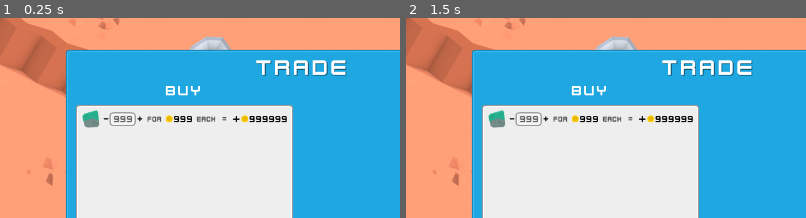
Above: before the commit, frames 1-2 (left to right).
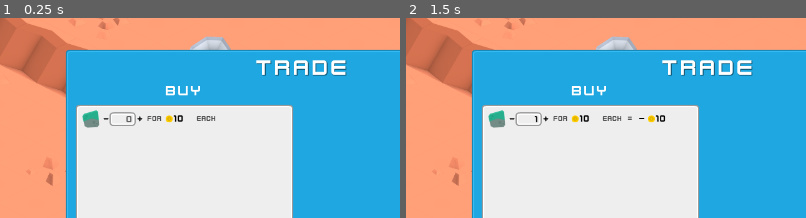
Above: after the commit, the same moments.

Repository: iapetos163/kenney-jam-2023
Game: Godot game, scene res://scene/planet.tscn
The game is run twice, just before and just after one commit, with the same random seed, the same clock (stepped at 60 frames per second) and the same inputs.
Inputs (mouse positions are % of the whole screen's width and height, from its top left):
- Up to frame 1 (0.25 s): no input
- Up to frame 2 (1.5 s): click (26, 34) at 0.5 s; click (30, 34) at 1.25 s
The pictures show only the part of the screen within x 13-63%, y 9-59%; the shares and areas given below are measured in that part.

The runs differ from the first frame. In frame 1, 0.7% of the frame differs, in the area x 28-72%, y 48-53%; in frame 2, 0.7%.

Commit message:
Multiplication

Diff:
--- a/scene/planet.tscn
+++ b/scene/planet.tscn
@@ -7,10 +7,8 @@
 [ext_resource type="FontFile" uid="uid://bo5nhlmmcngkt" path="res://asset/ui/Kenney Future.ttf" id="5_yfxqn"]
 [ext_resource type="PackedScene" uid="uid://tgjccevfleic" path="res://ui/blue_panel.tscn" id="6_vtg26"]
 [ext_resource type="LabelSettings" uid="uid://c7ibfkcae4uw2" path="res://ui/ui_subtitle_settings.tres" id="7_tsxho"]
-[ext_resource type="PackedScene" uid="uid://ck7ajarbrkyfy" path="res://item/iron_ore.tscn" id="8_k6cj0"]
-[ext_resource type="Theme" uid="uid://cb2s56xtatj3o" path="res://ui/base_theme.tres" id="9_taqc5"]
-[ext_resource type="Texture2D" uid="uid://dsry7o1b6iqd0" path="res://asset/icon/minus.png" id="10_05dm0"]
-[ext_resource type="Texture2D" uid="uid://b7y11eq8pwub1" path="res://asset/icon/plus.png" id="11_2fg8i"]
+[ext_resource type="PackedScene" uid="uid://boitdlwx2d4vh" path="res://ui/transaction_entry/transaction_entry.tscn" id="8_nsi8l"]
+[ext_resource type="Script" path="res://ui/buy_panel_contents.gd" id="8_u0pxh"]
 
 [sub_resource type="LabelSettings" id="LabelSettings_186vl"]
 font = ExtResource("5_yfxqn")
@@ -166,7 +164,6 @@
 offset_right = -380.0
 grow_horizontal = 2
 grow_vertical = 2
-theme = ExtResource("9_taqc5")
 
 [node name="buy_title" type="Label" parent="trade_ui/body_container/buy_container"]
 layout_mode = 1
@@ -203,168 +200,15 @@
 offset_bottom = -17.0
 grow_horizontal = 2
 grow_vertical = 2
-
-[node name="buy_entry" type="Control" parent="trade_ui/body_container/buy_container/buy_panel_contents"]
-layout_mode = 1
-anchors_preset = 10
-anchor_right = 1.0
-offset_bottom = 32.0
-grow_horizontal = 2
-
-[node name="iron_ore" parent="trade_ui/body_container/buy_container/buy_panel_contents/buy_entry" instance=ExtResource("8_k6cj0")]
-position = Vector2(1, 0)
-scale = Vector2(0.5, 0.5)
-
-[node name="amount_control" type="Control" parent="trade_ui/body_container/buy_container/buy_panel_contents/buy_entry"]
-layout_mode = 1
-anchors_preset = 9
-anchor_bottom = 1.0
-offset_left = 35.0
-offset_right = 103.0
-grow_vertical = 2
-
-[node name="gray_panel" parent="trade_ui/body_container/buy_container/buy_panel_contents/buy_entry/amount_control" instance=ExtResource("4_dbp6n")]
-layout_mode = 1
-anchors_preset = 15
-anchor_right = 1.0
-anchor_bottom = 1.0
-offset_left = 11.0
-offset_top = 5.0
-offset_right = -15.0
-offset_bottom = -5.0
-grow_horizontal = 2
-grow_vertical = 2
-
-[node name="amount" type="LineEdit" parent="trade_ui/body_container/buy_container/buy_panel_contents/buy_entry/amount_control"]
-layout_mode = 1
-anchors_preset = 15
-anchor_right = 1.0
-anchor_bottom = 1.0
-offset_left = -1.0
-offset_top = 7.0
-offset_right = -19.5625
-offset_bottom = -7.0
-grow_horizontal = 2
-grow_vertical = 2
-placeholder_text = "999"
-alignment = 2
-max_length = 3
-virtual_keyboard_type = 2
-
-[node name="dec_button" type="TextureButton" parent="trade_ui/body_container/buy_container/buy_panel_contents/buy_entry/amount_control"]
-layout_mode = 1
-anchors_preset = 9
-anchor_bottom = 1.0
-offset_left = -1.0
-offset_top = 9.0
-offset_right = 99.0
-offset_bottom = 77.0
-grow_vertical = 2
-scale = Vector2(0.125, 0.125)
-texture_normal = ExtResource("10_05dm0")
-
-[node name="inc_button" type="TextureButton" parent="trade_ui/body_container/buy_container/buy_panel_contents/buy_entry/amount_control"]
-layout_mode = 1
-anchors_preset = 15
-anchor_right = 1.0
-anchor_bottom = 1.0
-offset_left = 53.0
-offset_top = 9.0
-offset_right = 85.0
-offset_bottom = 77.0
-grow_horizontal = 2
-grow_vertical = 2
-scale = Vector2(0.125, 0.125)
-texture_normal = ExtResource("11_2fg8i")
-
-[node name="for" type="Label" parent="trade_ui/body_container/buy_container/buy_panel_contents/buy_entry"]
-layout_mode = 1
-anchors_preset = 15
-anchor_right = 1.0
-anchor_bottom = 1.0
-offset_left = 106.0
-offset_right = -194.0
-grow_horizontal = 2
-grow_vertical = 2
-theme_override_font_sizes/font_size = 12
-text = "for"
-vertical_alignment = 1
-
-[node name="unit_amount_coin" type="Sprite2D" parent="trade_ui/body_container/buy_container/buy_panel_contents/buy_entry"]
-position = Vector2(130, 4)
-scale = Vector2(0.179687, 0.179687)
-texture = ExtResource("3_vod5y")
-centered = false
-
-[node name="unit_amount" type="Label" parent="trade_ui/body_container/buy_container/buy_panel_contents/buy_entry"]
-layout_mode = 1
-anchors_preset = 15
-anchor_right = 1.0
-anchor_bottom = 1.0
-offset_left = 148.0
-offset_right = -147.0
-grow_horizontal = 2
-grow_vertical = 2
-theme_override_colors/font_color = Color(0, 0, 0, 1)
-text = "999"
-vertical_alignment = 1
-
-[node name="each" type="Label" parent="trade_ui/body_container/buy_container/buy_panel_contents/buy_entry"]
-layout_mode = 1
-anchors_preset = 15
-anchor_right = 1.0
-anchor_bottom = 1.0
-offset_left = 184.5
-offset_right = -104.5
-grow_horizontal = 2
-grow_vertical = 2
-theme_override_font_sizes/font_size = 12
-text = "each"
-vertical_alignment = 1
-
-[node name="equals" type="Label" parent="trade_ui/body_container/buy_container/buy_panel_contents/buy_entry"]
-layout_mode = 1
-anchors_preset = 15
-anchor_right = 1.0
-anchor_bottom = 1.0
-offset_left = 226.0
-offset_right = -90.0
-grow_horizontal = 2
-grow_vertical = 2
-theme_override_font_sizes/font_size = 12
-text = "="
-vertical_alignment = 1
-
-[node name="sign" type="Label" parent="trade_ui/body_container/buy_container/buy_panel_contents/buy_entry"]
-layout_mode = 1
-anchors_preset = 15
-anchor_right = 1.0
-anchor_bottom = 1.0
-offset_left = 243.0
-offset_right = -26.0
-grow_horizontal = 2
-grow_vertical = 2
-theme_override_colors/font_color = Color(0, 0, 0, 1)
-text = "+"
-vertical_alignment = 1
-
-[node name="total_amount_count" type="Sprite2D" parent="trade_ui/body_container/buy_container/buy_panel_contents/buy_entry"]
-position = Vector2(251, 4)
-scale = Vector2(0.179687, 0.179687)
-texture = ExtResource("3_vod5y")
-centered = false
-
-[node name="total_amount" type="Label" parent="trade_ui/body_container/buy_container/buy_panel_contents/buy_entry"]
-layout_mode = 1
-anchors_preset = 15
-anchor_right = 1.0
-anchor_bottom = 1.0
-offset_left = 269.0
-grow_horizontal = 2
-grow_vertical = 2
-theme_override_colors/font_color = Color(0, 0, 0, 1)
-text = "999999"
-vertical_alignment = 1
+script = ExtResource("8_u0pxh")
+
+[node name="buy_entry" parent="trade_ui/body_container/buy_container/buy_panel_contents" instance=ExtResource("8_nsi8l")]
+layout_mode = 1
+anchor_right = 1.0
+anchor_bottom = 0.107
+offset_right = 0.0
+offset_bottom = -0.100002
+grow_horizontal = 2
 
 [node name="sell_container" type="Control" parent="trade_ui/body_container"]
 layout_mode = 1
--- /dev/null
+++ b/ui/buy_panel_contents.gd
@@ -0,0 +1,4 @@
+extends Control
+
+func _ready():
+	$'./buy_entry'.set_unit_amount(10)
--- /dev/null
+++ b/ui/transaction_entry/entry.gd
@@ -0,0 +1,46 @@
+extends Control
+
+var amount_sign: String = '-'
+var unit_amount: int = 0
+var num_units: int = 0
+var total_amount: int = 0
+
+signal total_amount_updated
+signal num_units_updated
+signal unit_amount_set
+
+func recalc_total():
+	total_amount = unit_amount * num_units
+	total_amount_updated.emit()
+
+func increase_num_units():
+	if num_units >= 999:
+		return
+	num_units += 1
+	recalc_total()
+	num_units_updated.emit()
+
+func decrease_num_units():
+	if num_units <= 0:
+		return
+	num_units -= 1
+	recalc_total()
+	num_units_updated.emit()
+
+func set_unit_amount(amount: int):
+	unit_amount = amount
+	unit_amount_set.emit()
+	recalc_total()
+
+func _on_num_units_text_changed(new_text: String):
+	var new_value = int(new_text)
+	if new_value > 999 or new_value < 0:
+		return
+	num_units = new_value
+	recalc_total().emit()
+
+func _on_dec_button_pressed():
+	decrease_num_units()
+
+func _on_inc_button_pressed():
+	increase_num_units()
--- /dev/null
+++ b/ui/transaction_entry/entry_sign.gd
@@ -0,0 +1,4 @@
+extends Label
+
+func _ready():
+	text = $'../..'.amount_sign
--- /dev/null
+++ b/ui/transaction_entry/num_units.gd
@@ -0,0 +1,13 @@
+extends LineEdit
+
+func set_num_units(num_units: int):
+	if num_units == 0:
+		text = ''
+	else:
+		text = str(num_units)
+
+func _ready():
+	set_num_units($'../..'.num_units)
+
+func _on_entry_num_units_updated():
+	set_num_units($'../..'.num_units)
--- /dev/null
+++ b/ui/transaction_entry/total_amount.gd
@@ -0,0 +1,11 @@
+extends Label
+
+func refresh_text():
+	text = str($'../..'.total_amount)
+
+
+func _ready():
+	refresh_text()
+
+func _on_entry_total_amount_updated():
+	refresh_text()
--- /dev/null
+++ b/ui/transaction_entry/total_amount_container.gd
@@ -0,0 +1,11 @@
+extends Control
+
+func refresh_viz():
+	visible = $'..'.total_amount > 0
+
+# Called when the node enters the scene tree for the first time.
+func _ready():
+	refresh_viz()
+
+func _on_entry_total_amount_updated():
+	refresh_viz()
--- /dev/null
+++ b/ui/transaction_entry/transaction_entry.tscn
@@ -0,0 +1,199 @@
+[gd_scene load_steps=13 format=3 uid="uid://boitdlwx2d4vh"]
+
+[ext_resource type="PackedScene" uid="uid://ck7ajarbrkyfy" path="res://item/iron_ore.tscn" id="1_fraje"]
+[ext_resource type="Theme" uid="uid://cb2s56xtatj3o" path="res://ui/base_theme.tres" id="1_xwx66"]
+[ext_resource type="PackedScene" uid="uid://crw1u2d46c1b" path="res://ui/gray_panel.tscn" id="2_wecv0"]
+[ext_resource type="Script" path="res://ui/transaction_entry/entry.gd" id="2_xnn42"]
+[ext_resource type="Texture2D" uid="uid://dsry7o1b6iqd0" path="res://asset/icon/minus.png" id="3_0xt2v"]
+[ext_resource type="Texture2D" uid="uid://b7y11eq8pwub1" path="res://asset/icon/plus.png" id="4_y00ui"]
+[ext_resource type="Script" path="res://ui/transaction_entry/num_units.gd" id="5_lkrn2"]
+[ext_resource type="Texture2D" uid="uid://b126wm3pj77cw" path="res://asset/coinGold.png" id="5_vl5v3"]
+[ext_resource type="Script" path="res://ui/transaction_entry/total_amount_container.gd" id="9_i1cey"]
+[ext_resource type="Script" path="res://ui/transaction_entry/unit_amount.gd" id="9_mfjyc"]
+[ext_resource type="Script" path="res://ui/transaction_entry/entry_sign.gd" id="9_sfv4o"]
+[ext_resource type="Script" path="res://ui/transaction_entry/total_amount.gd" id="12_f82mv"]
+
+[node name="entry" type="Control"]
+layout_mode = 3
+anchor_right = 0.259
+anchor_bottom = 0.05
+offset_right = -0.52002
+theme = ExtResource("1_xwx66")
+script = ExtResource("2_xnn42")
+
+[node name="iron_ore" parent="." instance=ExtResource("1_fraje")]
+position = Vector2(1, 0)
+scale = Vector2(0.5, 0.5)
+
+[node name="amount_control" type="Control" parent="."]
+layout_mode = 1
+anchors_preset = 9
+anchor_bottom = 1.0
+offset_left = 35.0
+offset_right = 103.0
+grow_vertical = 2
+
+[node name="gray_panel" parent="amount_control" instance=ExtResource("2_wecv0")]
+layout_mode = 1
+anchors_preset = 15
+anchor_right = 1.0
+anchor_bottom = 1.0
+offset_left = 11.0
+offset_top = 5.0
+offset_right = -15.0
+offset_bottom = -5.0
+grow_horizontal = 2
+grow_vertical = 2
+
+[node name="num_units" type="LineEdit" parent="amount_control"]
+layout_mode = 1
+anchors_preset = 15
+anchor_right = 1.0
+anchor_bottom = 1.0
+offset_left = -1.0
+offset_top = 7.0
+offset_right = -19.5625
+offset_bottom = -7.0
+grow_horizontal = 2
+grow_vertical = 2
+placeholder_text = "0"
+alignment = 2
+max_length = 3
+virtual_keyboard_type = 2
+script = ExtResource("5_lkrn2")
+
+[node name="dec_button" type="TextureButton" parent="amount_control"]
+layout_mode = 1
+anchors_preset = 9
+anchor_bottom = 1.0
+offset_left = -1.0
+offset_top = 9.0
+offset_right = 99.0
+offset_bottom = 77.0
+grow_vertical = 2
+scale = Vector2(0.125, 0.125)
+texture_normal = ExtResource("3_0xt2v")
+
+[node name="inc_button" type="TextureButton" parent="amount_control"]
+layout_mode = 1
+anchors_preset = 15
+anchor_right = 1.0
+anchor_bottom = 1.0
+offset_left = 53.0
+offset_top = 9.0
+offset_right = 85.0
+offset_bottom = 77.0
+grow_horizontal = 2
+grow_vertical = 2
+scale = Vector2(0.125, 0.125)
+texture_normal = ExtResource("4_y00ui")
+
+[node name="for" type="Label" parent="."]
+layout_mode = 1
+anchors_preset = 15
+anchor_right = 1.0
+anchor_bottom = 1.0
+offset_left = 106.0
+offset_right = -194.0
+grow_horizontal = 2
+grow_vertical = 2
+theme_override_font_sizes/font_size = 12
+text = "for"
+vertical_alignment = 1
+
+[node name="unit_amount_coin" type="Sprite2D" parent="."]
+position = Vector2(130, 4)
+scale = Vector2(0.179687, 0.179687)
+texture = ExtResource("5_vl5v3")
+centered = false
+
+[node name="unit_amount" type="Label" parent="."]
+layout_mode = 1
+anchors_preset = 15
+anchor_right = 1.0
+anchor_bottom = 1.0
+offset_left = 148.0
+offset_right = -147.0
+grow_horizontal = 2
+grow_vertical = 2
+theme_override_colors/font_color = Color(0, 0, 0, 1)
+text = "0"
+vertical_alignment = 1
+script = ExtResource("9_mfjyc")
+
+[node name="each" type="Label" parent="."]
+layout_mode = 1
+anchors_preset = 15
+anchor_right = 1.0
+anchor_bottom = 1.0
+offset_left = 184.5
+offset_right = -104.5
+grow_horizontal = 2
+grow_vertical = 2
+theme_override_font_sizes/font_size = 12
+text = "each"
+vertical_alignment = 1
+
+[node name="total_amount_container" type="Control" parent="."]
+layout_mode = 1
+anchors_preset = 15
+anchor_right = 1.0
+anchor_bottom = 1.0
+offset_left = 225.0
+grow_horizontal = 2
+grow_vertical = 2
+script = ExtResource("9_i1cey")
+
+[node name="equals" type="Label" parent="total_amount_container"]
+layout_mode = 1
+anchors_preset = 15
+anchor_right = 1.0
+anchor_bottom = 1.0
+offset_right = -87.0
+grow_horizontal = 2
+grow_vertical = 2
+theme_override_font_sizes/font_size = 12
+text = "="
+vertical_alignment = 1
+
+[node name="sign" type="Label" parent="total_amount_container"]
+layout_mode = 1
+anchors_preset = 15
+anchor_right = 1.0
+anchor_bottom = 1.0
+offset_left = 18.0
+offset_right = -63.0
+grow_horizontal = 2
+grow_vertical = 2
+theme_override_colors/font_color = Color(0, 0, 0, 1)
+text = "+"
+vertical_alignment = 1
+script = ExtResource("9_sfv4o")
+
+[node name="total_amount_coin" type="Sprite2D" parent="total_amount_container"]
+position = Vector2(27, 4)
+scale = Vector2(0.179687, 0.179687)
+texture = ExtResource("5_vl5v3")
+centered = false
+
+[node name="total_amount" type="Label" parent="total_amount_container"]
+layout_mode = 1
+anchors_preset = 15
+anchor_right = 1.0
+anchor_bottom = 1.0
+offset_left = 45.0
+offset_right = 1.0
+grow_horizontal = 2
+grow_vertical = 2
+theme_override_colors/font_color = Color(0, 0, 0, 1)
+text = "999999"
+vertical_alignment = 1
+script = ExtResource("12_f82mv")
+
+[connection signal="num_units_updated" from="." to="amount_control/num_units" method="_on_entry_num_units_updated"]
+[connection signal="total_amount_updated" from="." to="total_amount_container/total_amount" method="_on_entry_total_amount_updated"]
+[connection signal="total_amount_updated" from="." to="total_amount_container" method="_on_entry_total_amount_updated"]
+[connection signal="unit_amount_set" from="." to="unit_amount" method="_on_entry_unit_amount_set"]
+[connection signal="text_changed" from="amount_control/num_units" to="." method="_on_num_units_text_changed"]
+[connection signal="pressed" from="amount_control/dec_button" to="." method="_on_dec_button_pressed"]
+[connection signal="pressed" from="amount_control/inc_button" to="." method="_on_inc_button_pressed"]
--- /dev/null
+++ b/ui/transaction_entry/unit_amount.gd
@@ -0,0 +1,11 @@
+extends Label
+
+func refresh_text():
+	text = str($'..'.unit_amount)
+
+func _ready():
+	refresh_text()
+
+
+func _on_entry_unit_amount_set():
+	refresh_text()
Not shown: 1 places in scene/planet.tscn that only renumber resources
